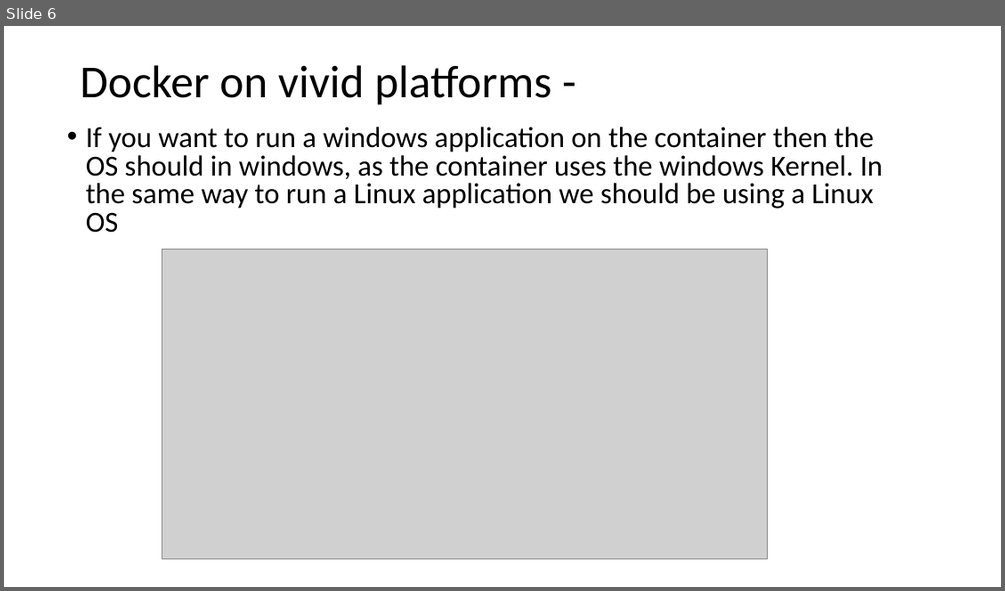
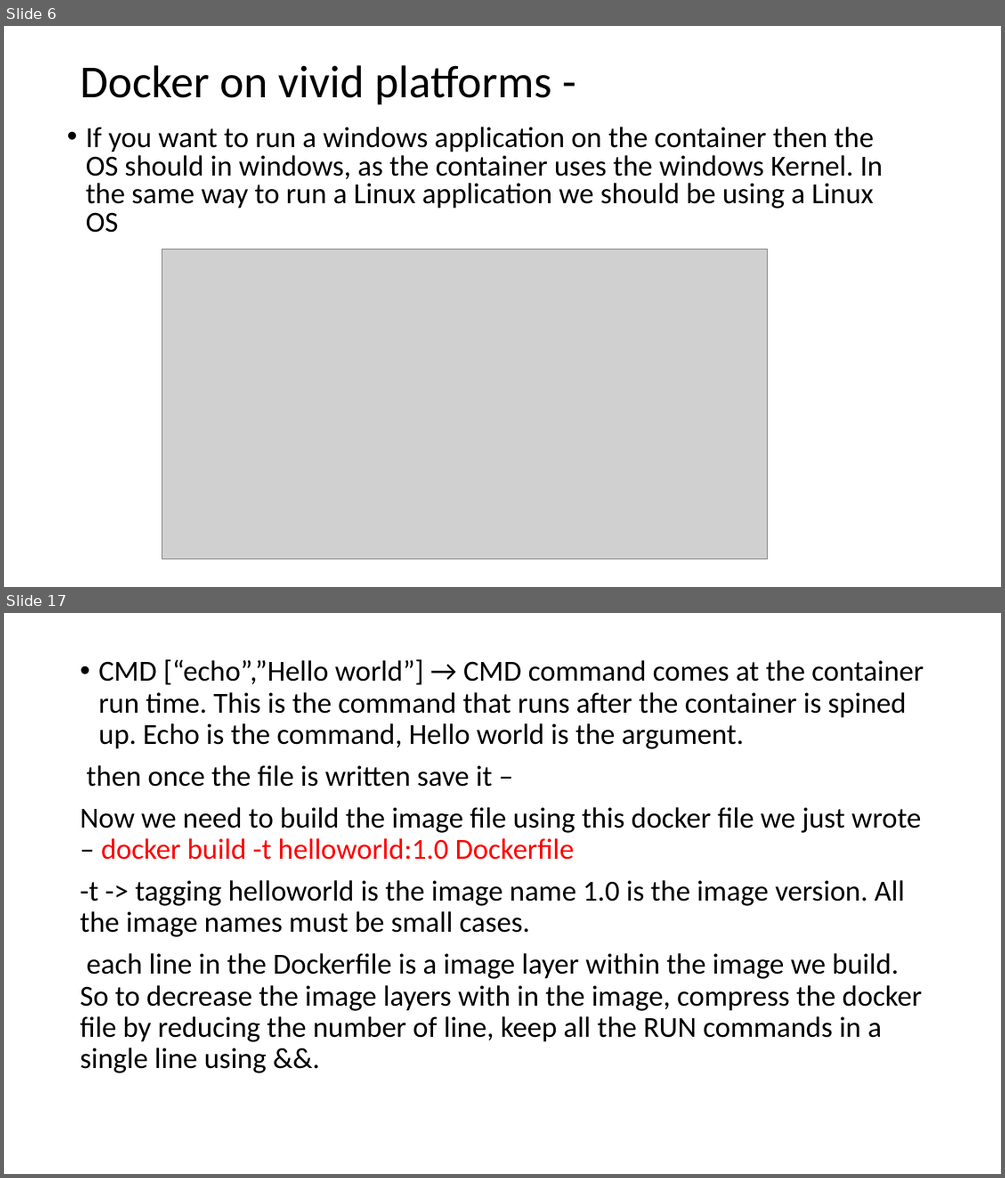
Before and after one commit to Ritesh007/Documents, a slide deck: Docker/docker.pptx. Shown one above the other, each under a label of ours: slide 6 before the commit, slides 6 and 17 after it; the slides between them are not shown. The pictures are 1005x591 and 1005x1178 pixels, drawn with LibreOffice and Linux fonts; fonts in the diff are those of the drawing; grey boxes stand for pictures. Boxes give left, top, right and bottom in pixels: in the first picture for what was removed or moved away, otherwise in the second. Text is boxed around its words. In the diff, an @@ line names an element or a change of style, - is before the commit and + after.

Commit message:
Docker ppt updated..

```diff
--- a/Docker/docker.pptx
+++ b/Docker/docker.pptx
@@ slide 17 added at box(4, 613, 1001, 1174), background #FFFFFF @@
@@ text added at box(80, 659, 923, 1073), 28 pt, text #000000 @@
+• CMD [“echo”,”Hello world”] → CMD command comes at the container run time. This is the command that runs after the container is spined up. Echo is the command, Hello world is the argument.
+then once the file is written save it –
+Now we need to build the image file using this docker file we just wrote – docker build -t helloworld:1.0 Dockerfile
+-t -> tagging helloworld is the image name 1.0 is the image version. All the image names must be small cases.
+each line in the Dockerfile is a image layer within the image we build. So to decrease the image layers with in the image, compress the docker file by reducing the number of line, keep all the RUN commands in a single line using &&.
```
Also in this commit, not shown: 15 other slides added.
